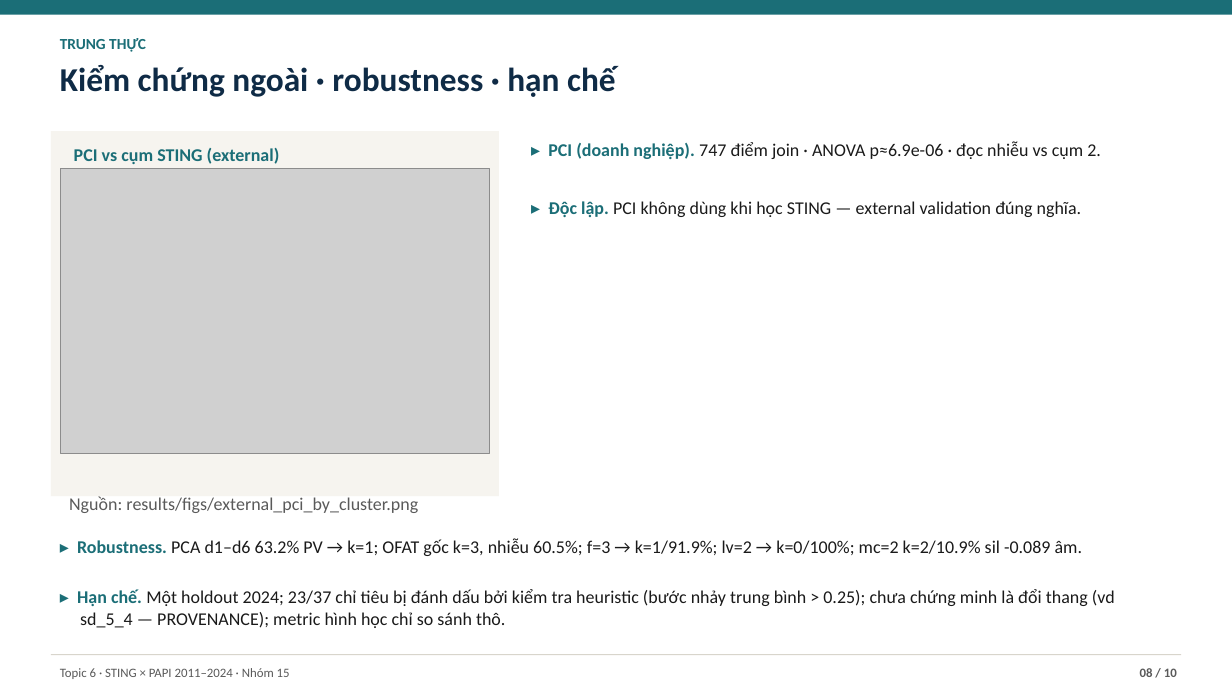
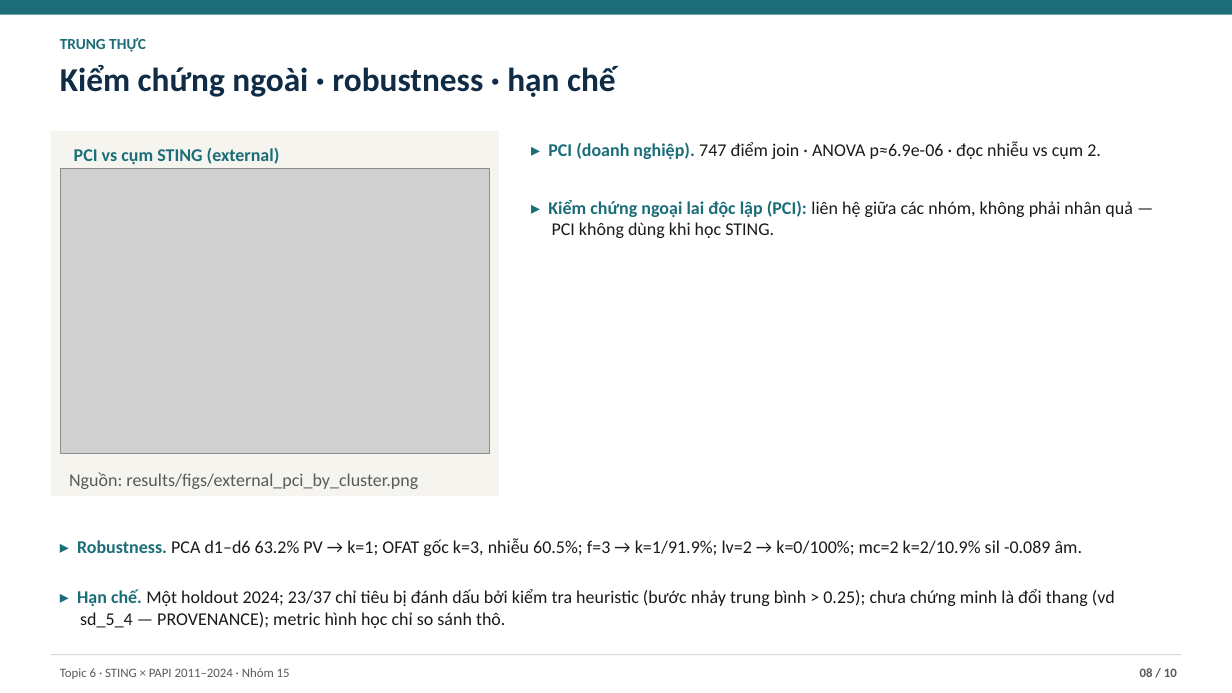
Before and after one commit to JasonTM17/Grid_Based_Sociology, a slide deck: slide 8 of slides/submission.pptx. Drawn at 1232x693 pixels with LibreOffice and Linux fonts; fonts in the diff are those of the drawing; grey boxes stand for pictures. Boxes give left, top, right and bottom in pixels: in the first picture for what was removed or moved away, otherwise in the second. Text is boxed around its words. In the diff, an @@ line names an element or a change of style, - is before the commit and + after.

```diff
--- a/slides/submission.pptx
+++ b/slides/submission.pptx
@@ text at (x1=548, y1=200, x2=1132, y2=238): text changed @@
-▸ Độc lập. PCI không dùng khi học STING — external validation đúng nghĩa.
+▸ Kiểm chứng ngoại lai độc lập (PCI): liên hệ giữa các nhóm, không phải nhân quả — PCI không dùng khi học STING.
@@ text "Nguồn: results/figs/external_pci_by_cluster.png" moved from (x1=69, y1=496, x2=418, y2=513) to (x1=69, y1=472, x2=418, y2=489) @@
```
Also in this commit, not shown: 2 other slides changed, 1 other file.
